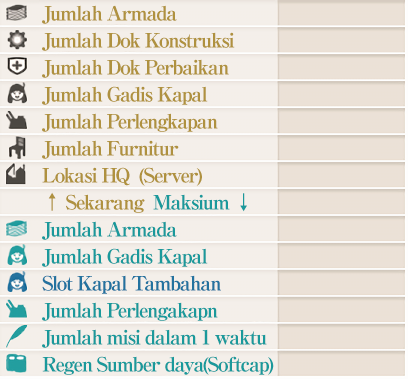
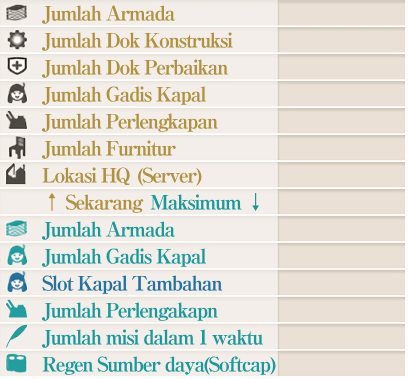
Layer changes from the first 408x379 image to the second:
renamed "Jumlah Armada Jumlah Dok Konstruksi Jumlah Dok Perbaikan Jumlah" to "Jumlah Armada Jumlah Dok Konstru", painted on it over box(42, 5, 276, 375)
